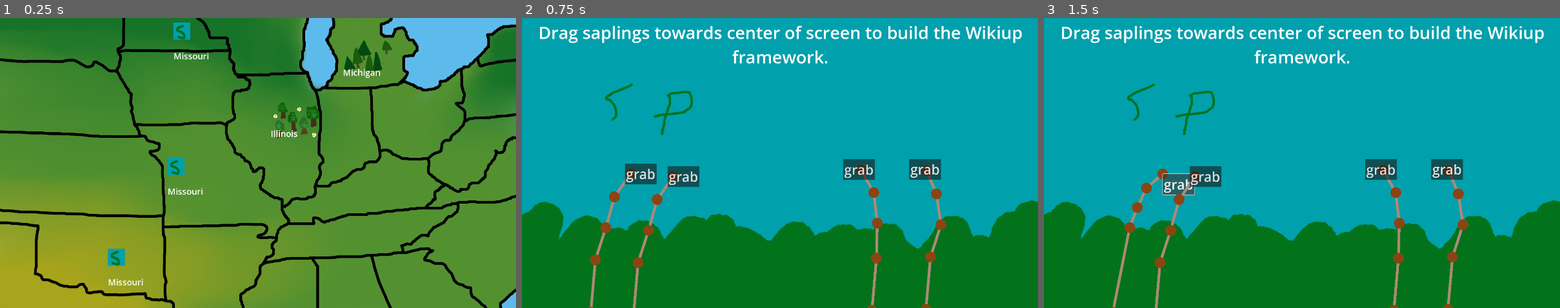
Above: before the commit, frames 1-3 (left to right).
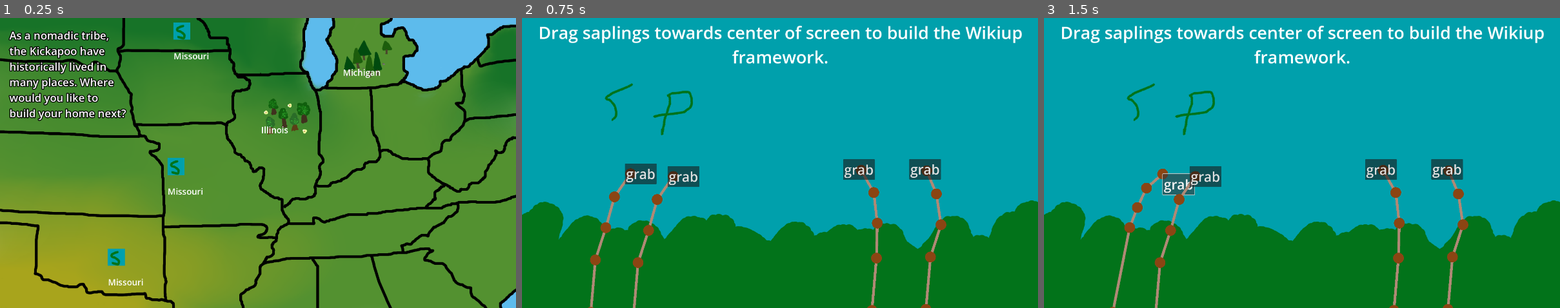
Above: after the commit, the same moments.

Repository: jadicodes/usitcc-hackathon-2025
Game: Godot game, scene res://game.tscn
Two runs of this game, one before a commit and one after it. Both use one fixed random seed, a clock stepped at 60 frames per second and the inputs below. The engine's default icon, where the game draws it, is replaced by a stand-in: a white triangle on a blue panel in a dark square.
Inputs:
- Up to frame 1 (0.25 s): no input
- Up to frame 2 (0.75 s): click "Missouri" at 0.5 s
- Up to frame 3 (1.5 s): click "grab" at 1.25 s

The runs differ from the first frame. In frame 1, 3.6% of the frame differs, in the area x 1-62%, y 4-42%; in frame 2, nothing differs; in frame 3, nothing differs.

Commit message:
Add label to map

Diff:
--- a/project/map/map.tscn
+++ b/project/map/map.tscn
@@ -40,10 +40,10 @@
 
 [node name="VillageButton3" parent="." instance=ExtResource("2_a0dt8")]
 layout_mode = 0
-offset_left = 1006.0
-offset_top = 306.0
-offset_right = 1106.0
-offset_bottom = 406.0
+offset_left = 971.0
+offset_top = 292.0
+offset_right = 1071.0
+offset_bottom = 392.0
 village = ExtResource("5_7lyie")
 
 [node name="VillageButton4" parent="." instance=ExtResource("2_a0dt8")]
@@ -62,6 +62,17 @@
 offset_bottom = 178.0
 village = ExtResource("5_kffv2")
 
+[node name="Label" type="Label" parent="."]
+layout_mode = 0
+offset_left = 35.0
+offset_top = 37.0
+offset_right = 470.0
+offset_bottom = 382.0
+theme_override_constants/outline_size = 12
+theme_override_font_sizes/font_size = 40
+text = "As a nomadic tribe, the Kickapoo have historically lived in many places. Where would you like to build your home next?"
+autowrap_mode = 2
+
 [connection signal="pressed" from="VillageButton" to="." method="_on_village_button_pressed"]
 [connection signal="pressed" from="VillageButton2" to="." method="_on_village_button_2_pressed"]
 [connection signal="pressed" from="VillageButton3" to="." method="_on_village_button_3_pressed"]
